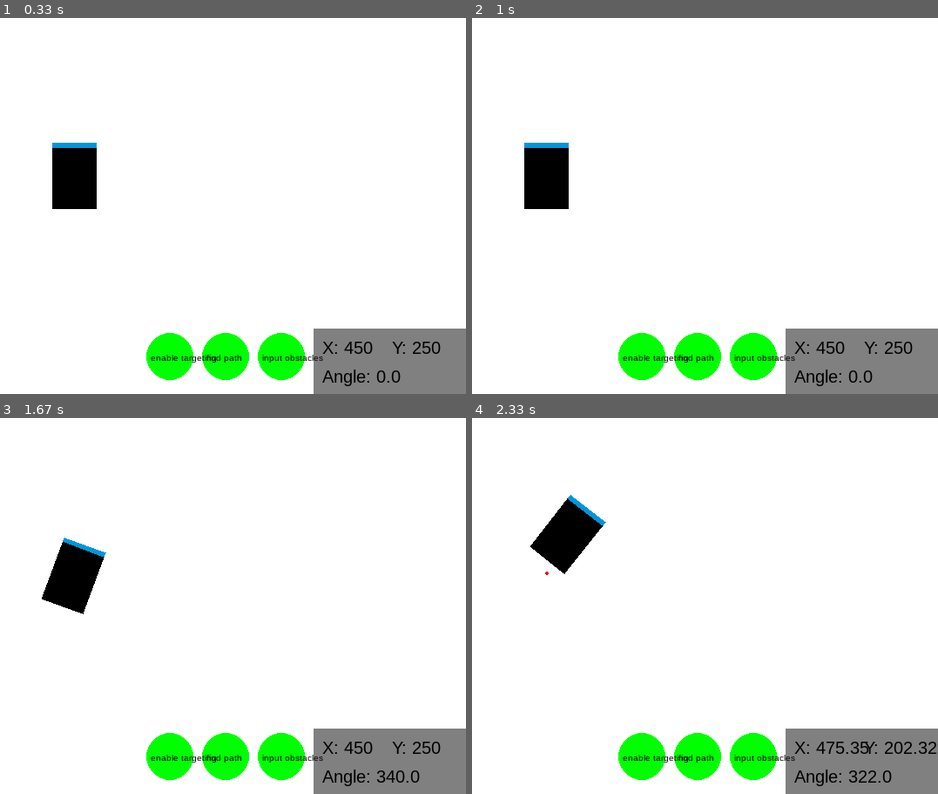
Above: before the commit, frames 1-4 (two rows, left to right).
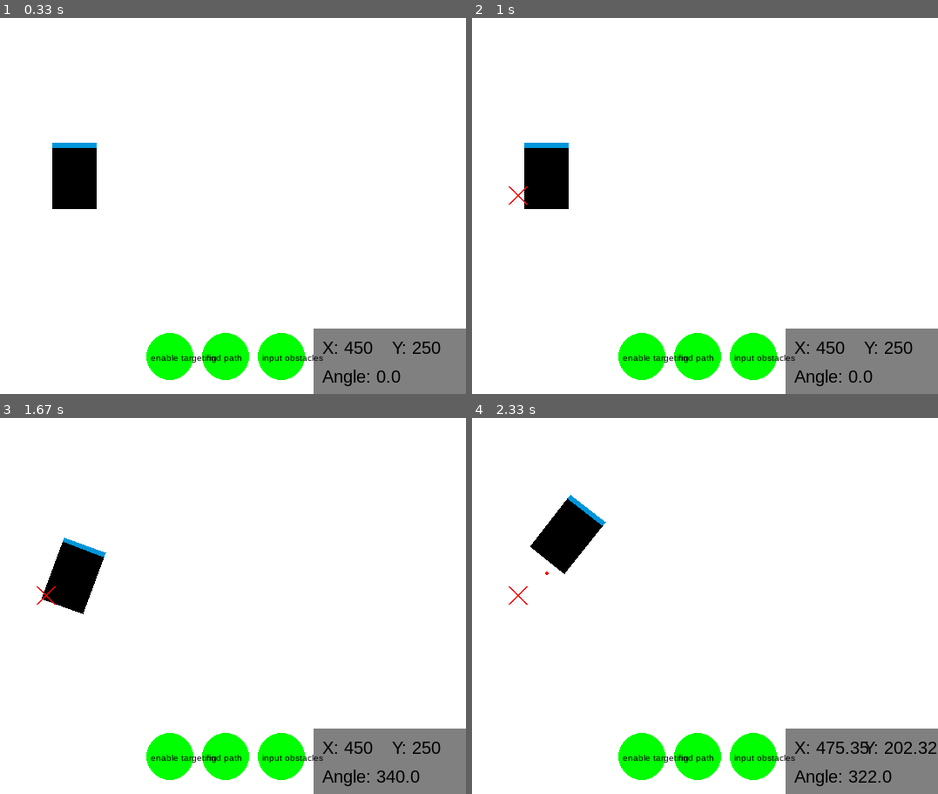
Above: after the commit, the same moments.

Repository: Wooyceps/mobile-robot-pygame-simulation
Game: pygame game, started from main.py
Two runs of this game, one before a commit and one after it. Both use one fixed random seed, a clock stepped at 60 frames per second and the inputs below.
Inputs (mouse positions are in pixels of both pictures, inside the frame that each line leads up to):
- Up to frame 1 (0.33 s): no input
- Up to frame 2 (1 s): click "enable targeting" at 0.38 s; click (518, 194) at 0.72 s
- Up to frame 3 (1.67 s): click "find path" at 1.05 s; hold Right from 1.33 s (still down)
- Up to frame 4 (2.33 s): release Right at 1.8 s; hold Up 1.83-2.13 s; hold Right from 2.17 s (still down)

Frame 1 is identical in both runs. In frame 2, less than 0.1% of the frame differs, in the area x 7-12%, y 44-50%; in frame 3, less than 0.1%; in frame 4, less than 0.1%.

Commit message:
more issues fixed

Diff:
--- a/map.py
+++ b/map.py
@@ -56,6 +56,10 @@
                     (self.start, (self.start[0], self.end[1]), self.end, (self.end[0], self.start[1])))
                 self.start = None
                 self.end = None
+        if self.target is not None:
+            if self.is_obstacle(self.target):
+                self.target = None
+                print("Target reset because it was on an obstacle.")
 
     def is_on_button(self, mouse_pos):
         if mouse_pos:
@@ -107,7 +111,8 @@
                     self.button_2[1] - self.button_radius <= mouse_pos[1] <= self.button_2[1] + self.button_radius:
                 self.enable_pathfinding = not self.enable_pathfinding
             elif self.button_3[0] - self.button_radius <= mouse_pos[0] <= self.button_3[0] + self.button_radius and \
-                    self.button_3[1] - self.button_radius <= mouse_pos[1] <= self.button_3[1] + self.button_radius:
+                    self.button_3[1] - self.button_radius <= mouse_pos[1] <= self.button_3[1] + self.button_radius and \
+                    not self.enable_input:
                 self.enable_targeting = not self.enable_targeting
 
     def draw_buttons(self):
@@ -141,31 +146,43 @@
             pg.draw.polygon(WIN, BLACK, obstacle)
 
     def handle_obstacles(self, mouse_down, mouse_up=None):
-        self.button_handler(mouse_down)
-        if self.enable_targeting:
-            if mouse_down is not None:
-                if not self.is_on_button(mouse_down) and not self.is_obstacle(mouse_down):
-                    self.target = mouse_down
-                    print("target set")
-                    self.enable_targeting = False if self.target else True
-                elif self.is_obstacle(mouse_down):
-                    print("Target is on an obstacle.")
-        elif self.enable_input:
-            self.input_obstacles(mouse_down, mouse_up)
-        elif self.enable_pathfinding:
-            if self.target is not None:
-                start = time()
-                self.put_obstacle_on_grid()
-                path = self.a_star((int(self.target[1] // 10), int(self.target[0] // 10)))
-                print(f"Time taken: {time() - start} s")
-                self.enable_pathfinding = False
-            else:
-                print("Target is not set yet.")
+        if self.enable_map:
+            self.button_handler(mouse_down)
+            if self.enable_targeting:
+                if mouse_down is not None:
+                    if not self.is_on_button(mouse_down) and not self.is_obstacle(mouse_down):
+                        self.target = mouse_down
+                        print("target set")
+                        self.enable_targeting = False if self.target else True
+                    elif self.is_obstacle(mouse_down):
+                        print("Target is on an obstacle.")
+            elif self.enable_input:
+                self.input_obstacles(mouse_down, mouse_up)
+            elif self.enable_pathfinding:
+                if self.target is not None:
+                    start = time()
+                    self.put_obstacle_on_grid()
+                    path = self.a_star((int(self.target[1] // 10), int(self.target[0] // 10)))
+                    print(f"Time taken: {time() - start} s")
+                    self.enable_pathfinding = False
+                else:
+                    print("Target is not set yet.")
 
     def draw(self):
         if self.enable_map:
             self.draw_buttons()
             self.draw_obstacles()
+            if self.enable_targeting:
+                mouse_pos = pg.mouse.get_pos()
+                pg.draw.line(WIN, RED, (mouse_pos[0] - 10, mouse_pos[1] - 10), (mouse_pos[0] + 10, mouse_pos[1] + 10),
+                             2)
+                pg.draw.line(WIN, RED, (mouse_pos[0] + 10, mouse_pos[1] - 10), (mouse_pos[0] - 10, mouse_pos[1] + 10),
+                             2)
+            if self.target:
+                pg.draw.line(WIN, RED, (self.target[0] - 10, self.target[1] - 10), (self.target[0] + 10, self.target[1] + 10),
+                             2)
+                pg.draw.line(WIN, RED, (self.target[0] + 10, self.target[1] - 10), (self.target[0] - 10, self.target[1] + 10),
+                             2)
 
     def a_star(self, end):
         start_node = AStarNode(None, (self.amr.y // 10, self.amr.x // 10))
